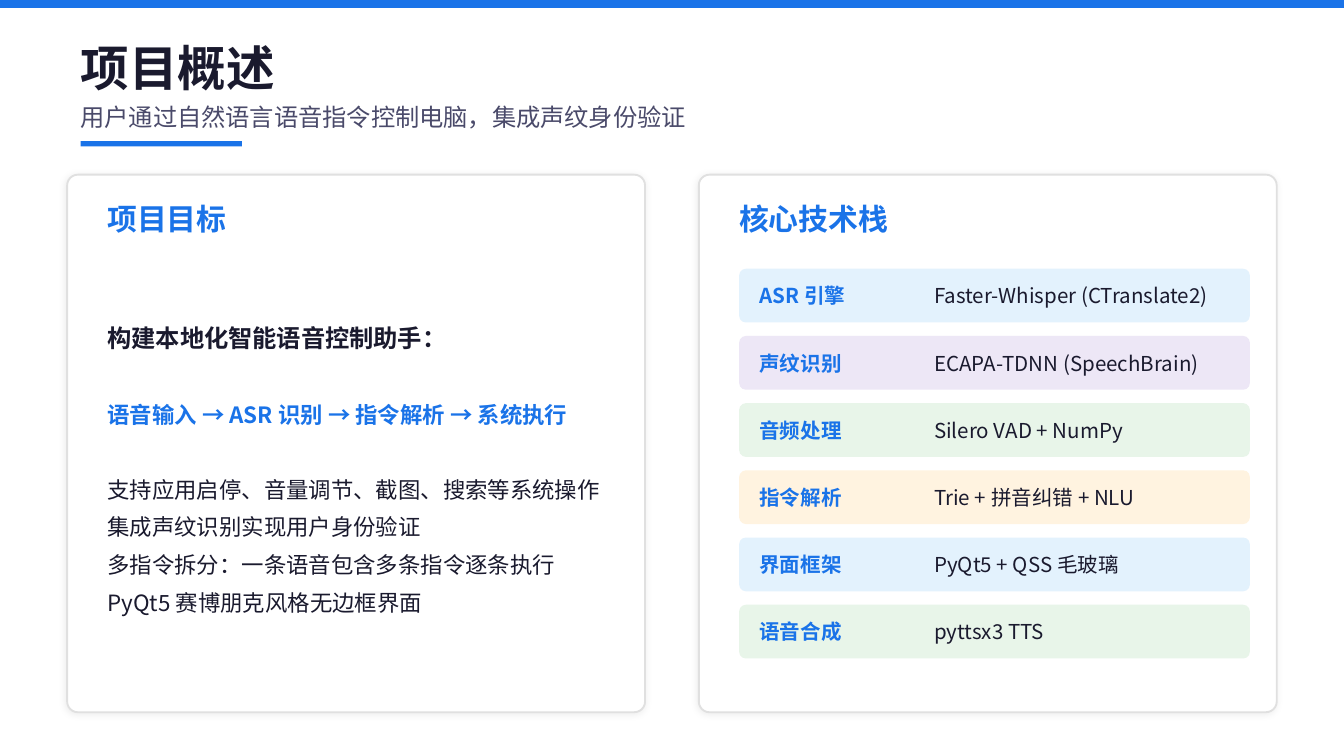
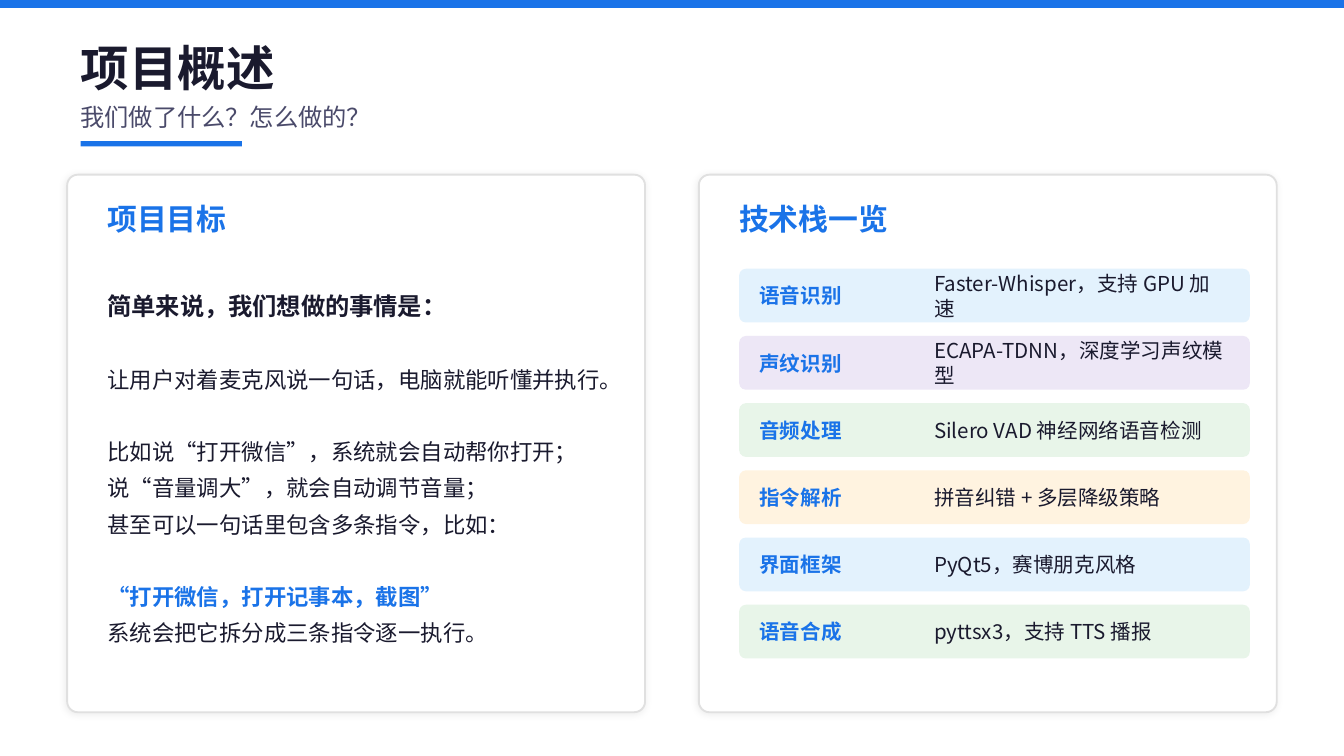
Before and after one commit to Halley7025/voice-recognition-assistant, a slide deck: slide 2 of 语音识别助手_项目汇报.pptx. Drawn at 1344x756 pixels with LibreOffice and Linux fonts; fonts in the diff are those of the drawing. Boxes give left, top, right and bottom in pixels: in the first picture for what was removed or moved away, otherwise in the second. Text is boxed around its words. In the diff, an @@ line names an element or a change of style, - is before the commit and + after.

```diff
--- a/语音识别助手_项目汇报.pptx
+++ b/语音识别助手_项目汇报.pptx
@@ text at bbox=[81, 105, 372, 128]: text changed @@
-用户通过自然语言语音指令控制电脑，集成声纹身份验证
+我们做了什么？怎么做的？
@@ text at bbox=[739, 204, 888, 233]: text changed @@
-核心技术栈
+技术栈一览
@@ text at bbox=[107, 294, 622, 643]: text changed @@
-构建本地化智能语音控制助手：
-语音输入 → ASR 识别 → 指令解析 → 系统执行
-支持应用启停、音量调节、截图、搜索等系统操作
-集成声纹识别实现用户身份验证
-多指令拆分：一条语音包含多条指令逐条执行
-PyQt5 赛博朋克风格无边框界面
+简单来说，我们想做的事情是：
+让用户对着麦克风说一句话，电脑就能听懂并执行。
+比如说“打开微信”，系统就会自动帮你打开；
+说“音量调大”，就会自动调节音量；
+甚至可以一句话里包含多条指令，比如：
+“打开微信，打开记事本，截图”
+系统会把它拆分成三条指令逐一执行。
@@ text at bbox=[759, 285, 841, 305]: text changed @@
-ASR 引擎
+语音识别
@@ text at bbox=[934, 273, 1211, 318]: text changed @@
-Faster-Whisper (CTranslate2)
+Faster-Whisper，支持 GPU 加速
@@ text at bbox=[934, 340, 1223, 384]: text changed @@
-ECAPA-TDNN (SpeechBrain)
+ECAPA-TDNN，深度学习声纹模型
@@ text at bbox=[934, 420, 1202, 440]: text changed @@
-Silero VAD + NumPy
+Silero VAD 神经网络语音检测
@@ text at bbox=[934, 487, 1160, 507]: text changed @@
-Trie + 拼音纠错 + NLU
+拼音纠错 + 多层降级策略
@@ text at bbox=[934, 554, 1136, 577]: text changed @@
-PyQt5 + QSS 毛玻璃
+PyQt5，赛博朋克风格
@@ text at bbox=[934, 621, 1152, 644]: text changed @@
-pyttsx3 TTS
+pyttsx3，支持 TTS 播报
```
Also in this commit, not shown: 6 other slides changed, 1 other file.
